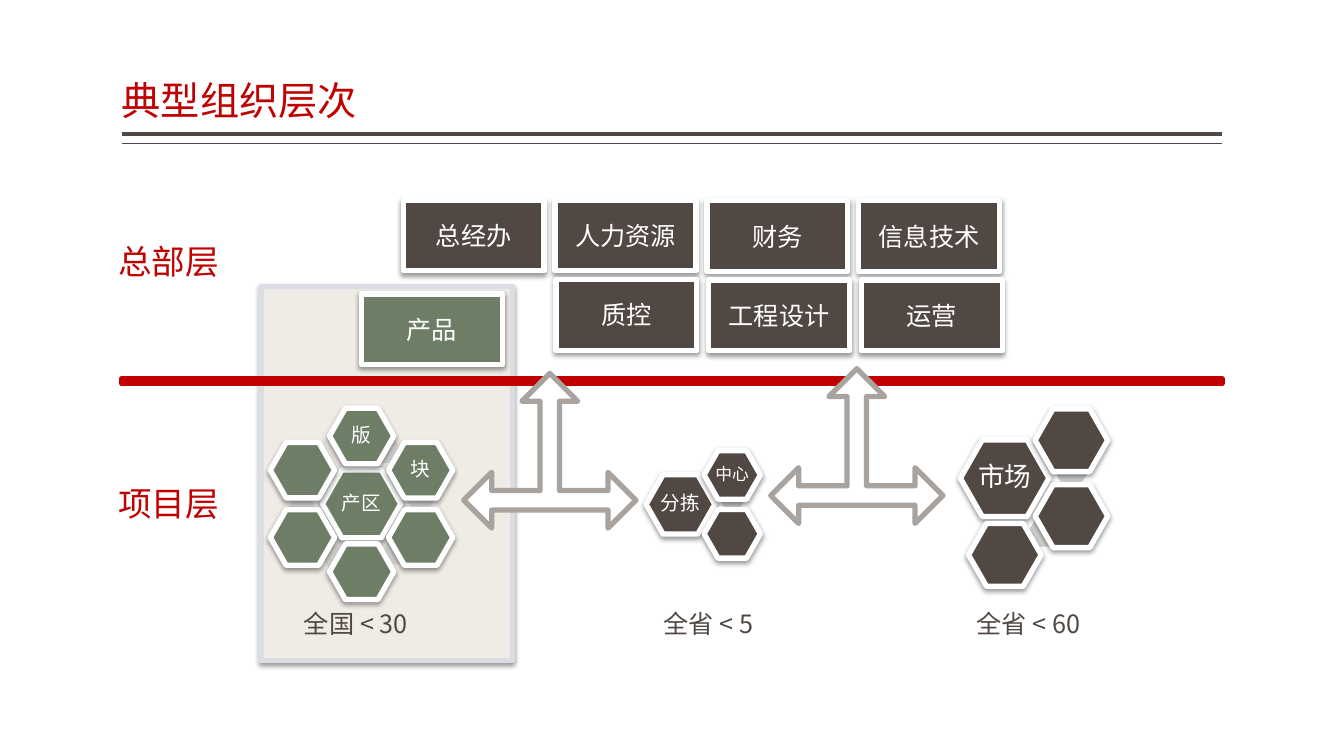
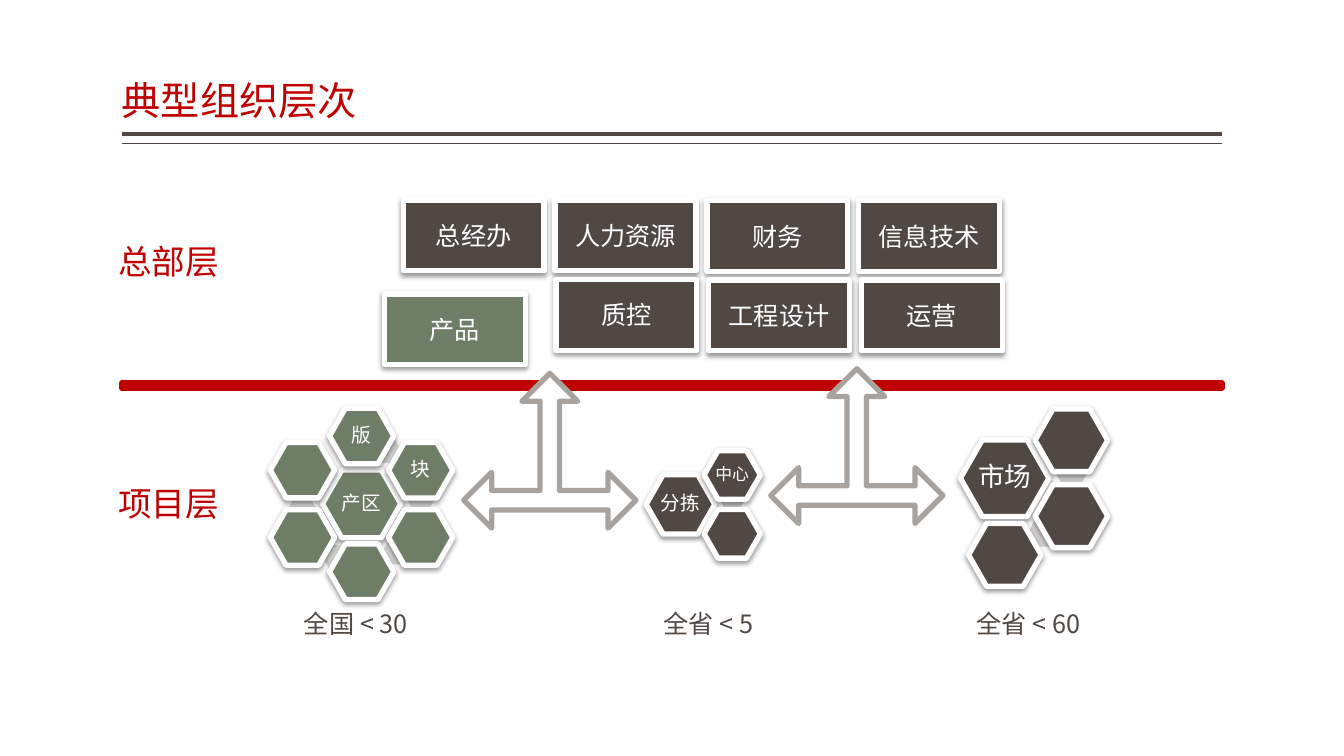
Before and after one commit to jzgi/chainsmart, a slide deck: slide 20 of Docs/品链应用参考设计.pptx (slide 19 before the commit). Drawn at 1344x756 pixels with LibreOffice and Linux fonts; fonts in the diff are those of the drawing. Boxes give left, top, right and bottom in pixels: in the first picture for what was removed or moved away, otherwise in the second. Text is boxed around its words. In the diff, an @@ line names an element or a change of style, - is before the commit and + after.

```diff
--- a/Docs/品链应用参考设计.pptx
+++ b/Docs/品链应用参考设计.pptx
@@ rectangle removed at [261, 287, 512, 661] @@
@@ rectangle "产品": place and size @@
-rectangle "产品" at [362, 294, 503, 365]
+rectangle "产品" at [384, 294, 525, 365]
@@ rectangle: place and size @@
-rectangle at [122, 379, 1223, 384]
+rectangle at [122, 383, 1223, 388]
```
Also in this commit, not shown: 4 other slides changed, 1 slide added, 15 other files.
